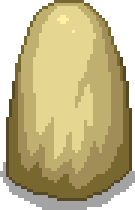
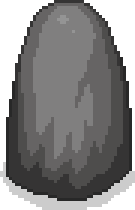
The second 135x210 image is a revision of the first. Changes to its layers:
painted on "Layer 2" over [6, 0, 132, 201]
hid "Layer 1" over [0, 0, 135, 210]
